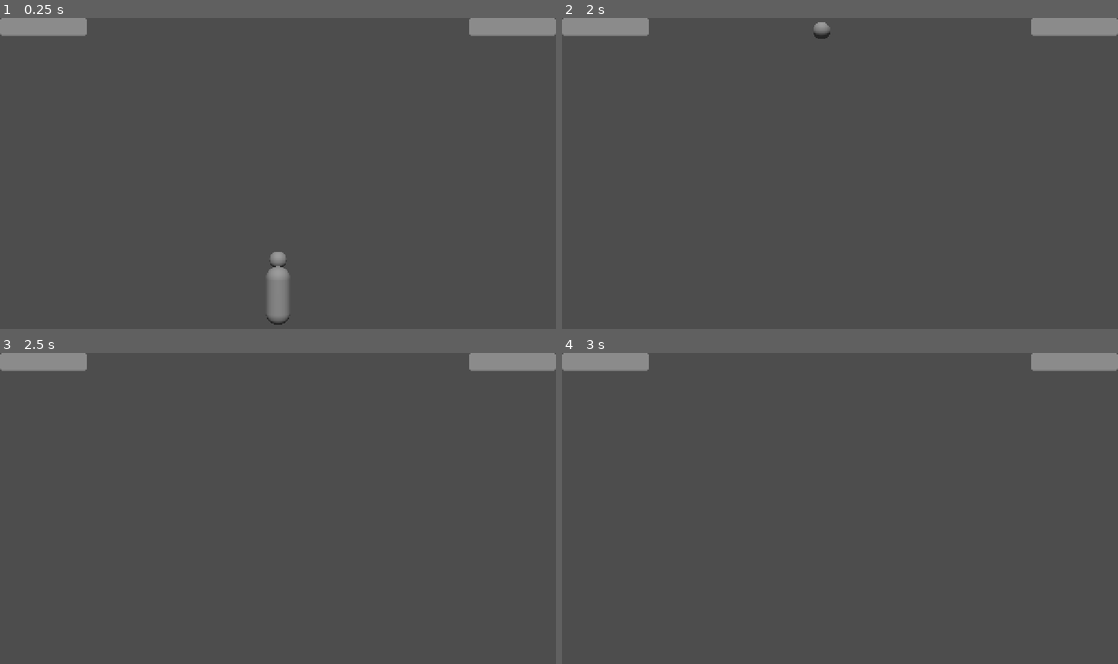
Above: before the commit, frames 1-4 (two rows, left to right).
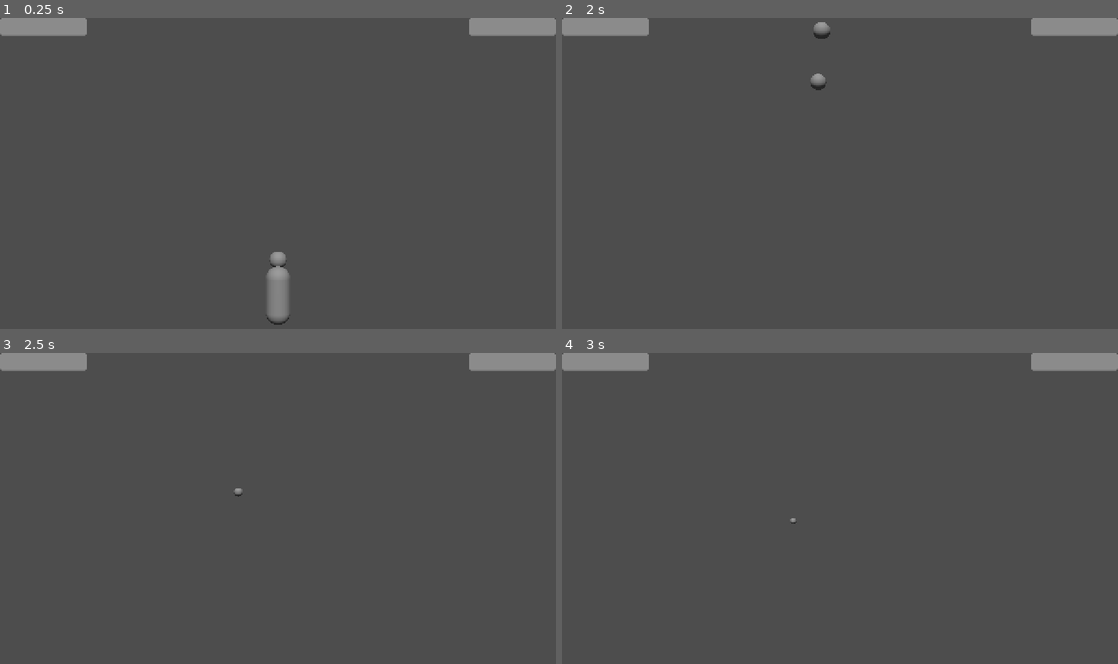
Above: after the commit, the same moments.

Repository: thomaskareka/csce552-3d
Game: Godot game, scene res://scenes/Gameplay.tscn
The game is run twice, just before and just after one commit, with the same random seed, the same clock (stepped at 60 frames per second) and the same inputs.
Inputs (mouse positions are in pixels of both pictures, inside the frame that each line leads up to):
- Up to frame 1 (0.25 s): no input
- Up to frame 2 (2 s): tap Enter at 0.5 s; move the mouse to (867, 173) at 0.52 s; press the mouse at (867, 173) at 0.53 s; hold W (move_up) from 0.53 s (still down); move the mouse to (812, 176) at 1.27 s; release the mouse at (812, 176) at 1.28 s; click (812, 176) at 1.35 s
- Up to frame 3 (2.5 s): keep holding W (move_up); move the mouse to (289, 502) at 2.02 s; press the mouse at (289, 502) at 2.03 s; right-click (289, 502) at 2.1 s
- Up to frame 4 (3 s): keep holding W (move_up); tap Space at 2.75 s; move the mouse to (834, 514) at 2.77 s; release the mouse at (834, 514) at 2.78 s; click (834, 514) at 2.85 s

Frame 1 is identical in both runs. In frame 2, less than 0.1% of the frame differs, in the area x 44-48%, y 17-24%; in frame 3, less than 0.1%; in frame 4, less than 0.1%.

Commit message:
start of projectile system with pooling

Diff:
--- a/components/colliders/projectile_collider.gd
+++ b/components/colliders/projectile_collider.gd
@@ -3,29 +3,37 @@
 
 @export var LAYER: ColliderMasks.LAYERS = ColliderMasks.LAYERS.ENEMY_PROJECTILE
 @export var MASK: ColliderMasks.LAYERS = ColliderMasks.LAYERS.PLAYER
-@export var SELF_DESTRUCT: bool
+@export var SELF_DESTRUCT: bool = true
+@export var damage: int = 0
 
 func _ready() -> void:
-	collision_layer = LAYER
-	collision_mask = MASK
+	_update_layers()
 	if not is_connected("body_entered", Callable(self, "_on_body_entered")):
 		connect("body_entered", Callable(self, "_on_body_entered"))
 	if not is_connected("area_entered", Callable(self, "_on_area_entered")):
 		connect("area_entered", Callable(self, "_on_area_entered"))
 
+func _update_layers() -> void:
+	collision_layer = LAYER
+	collision_mask = MASK
+
 func _on_body_entered(body: Node) -> void:
-	print("body")
 	_do_hit(body)
 
 func _on_area_entered(area: Area3D) -> void:
-	print("area")
 	_do_hit(area)
 
 func _do_hit(node: Node):
-	var parent = node.get_parent()
-	if parent.has_node("HealthSystem"):
-		var hs: HealthSystem = parent.get_node("HealthSystem")
-		#TODO: get details from projectile/attack
+	var target_parent: Node = node.get_parent()
+	if target_parent.has_node("HealthSystem"):
+		var hs: HealthSystem = target_parent.get_node("HealthSystem")
+		hs.take_damage(damage)
 
 	if SELF_DESTRUCT:
-		get_parent().queue_free()
+		var parent = get_parent()
+		parent.despawn.emit(parent)
+
+func set_targets(layer: ColliderMasks.LAYERS, mask: ColliderMasks.LAYERS):
+	LAYER = layer
+	MASK = mask
+	_update_layers()
--- a/components/gameplay/user_input.gd
+++ b/components/gameplay/user_input.gd
@@ -2,6 +2,8 @@
 
 @onready var parent: CharacterBody3D = get_parent()
 @onready var aim_indicator: MeshInstance3D = $"../AimIndicator"
+@onready var basic_projectile_manager: ProjectileManager = $"../BasicAttack"
+@onready var strong_projectile_manager: ProjectileManager = $"../StrongAttack"
 
 @export var input_deadzone := 0.15
 @export var max_velocity := 5
@@ -116,8 +118,10 @@
 func _handle_attack(delta: float):
 	if Input.is_action_just_released("charge_input"):
 		if charge_held_time <= 0 and charge_projectile_cooldown_time <= 0:
-			#TODO: attack
 			charge_projectile_cooldown_time = CHARGE_COOLDOWN
+			var direction = (aim_indicator.global_position - basic_projectile_manager.global_position).normalized()
+			var params = {"direction": direction}
+			strong_projectile_manager.spawn_projectile(params)
 		charge_held_time = CHARGE_TIME
 	elif not Input.is_action_pressed("charge_input"):
 		charge_held_time = CHARGE_TIME
@@ -128,7 +132,9 @@
 			small_projectile_cooldown_time -= delta
 		else:
 			small_projectile_cooldown_time = SMALL_PROJECTILE_COOLDOWN
-			#TODO: attack
+			var direction = (aim_indicator.global_position - basic_projectile_manager.global_position).normalized()
+			var params = {"direction": direction}
+			basic_projectile_manager.spawn_projectile(params)
 	else:
 		small_projectile_cooldown_time = SMALL_PROJECTILE_COOLDOWN
 		if charge_projectile_cooldown_time <= 0:
--- /dev/null
+++ b/components/projectiles/MMProjectileManager.gd
@@ -0,0 +1,16 @@
+extends Node3D
+
+@export var projectile: Projectile
+@export var pool_size = 0
+var multimesh_instance: MultiMeshInstance3D
+var projectile_pool: Array[Node3D]
+
+func _ready() -> void:
+	if pool_size > 0:
+		multimesh_instance = MultiMeshInstance3D.new()
+
+		var mm = MultiMesh.new()
+		mm.transform_format = MultiMesh.TRANSFORM_3D
+		mm.instance_count = pool_size
+		add_child(multimesh_instance)
+	pass
--- /dev/null
+++ b/components/projectiles/ProjectileManager.gd
@@ -0,0 +1,59 @@
+extends Node3D
+class_name ProjectileManager
+const PROJECTILE_SCENE = preload("uid://na07nxobd4yp")
+
+@export var PROJECTILE_DATA: ProjectileData
+@export var POOL_SIZE = 0
+@export var LAYER: ColliderMasks.LAYERS = ColliderMasks.LAYERS.ENEMY_PROJECTILE
+@export var MASK: ColliderMasks.LAYERS = ColliderMasks.LAYERS.PLAYER
+@export var use_process: bool = true
+var projectile_pool: Array[Projectile]
+var active_projectiles: Array[Projectile]
+
+func _process(delta: float) -> void:
+	for p in active_projectiles:
+		p.movement_data.tick(delta)
+
+func _ready() -> void:
+	for i in POOL_SIZE:
+		_create_projectile()
+	if not use_process:
+		self.process_mode = Node.PROCESS_MODE_DISABLED
+
+func _create_projectile() -> Projectile:
+		var p: Projectile = PROJECTILE_SCENE.instantiate()
+		add_child(p)
+		p.hide()
+		p.set_movement_data(PROJECTILE_DATA.movement_script)
+		p.set_collision_data(PROJECTILE_DATA.hitbox, PROJECTILE_DATA.damage, LAYER, MASK)
+		p.set_mesh(PROJECTILE_DATA.mesh)
+		p.process_mode = Node.PROCESS_MODE_DISABLED
+		projectile_pool.append(p)
+		p.despawn.connect(_reset_projectile)
+		return p
+
+func _reset_projectile(p: Projectile):
+	active_projectiles.erase(p)
+	projectile_pool.append(p)
+	p.hide()
+	p.call_deferred("reparent", self)
+	p.global_position = self.global_position
+	p.set_movement_data(PROJECTILE_DATA.movement_script)
+	p.set_deferred("process_mode", Node.PROCESS_MODE_DISABLED)
+
+func _get_projectile() -> Projectile:
+	if projectile_pool.is_empty():
+		return _create_projectile()
+	else:
+		return projectile_pool.pop_back()
+
+func spawn_projectile(params: Dictionary):
+	var p = _get_projectile()
+	active_projectiles.append(p)
+	params["base_velocity"] = PROJECTILE_DATA.speed
+	params["lifetime"] = PROJECTILE_DATA.lifetime
+
+	p.set_movement_data(PROJECTILE_DATA.movement_script, params)
+	p.set_deferred("process_mode", Node.PROCESS_MODE_INHERIT)
+	p.show()
+	p.reparent(get_tree().get_first_node_in_group("ProjectileCollection"))
--- /dev/null
+++ b/components/projectiles/ProjectileManager.tscn
@@ -0,0 +1,6 @@
+[gd_scene load_steps=2 format=3 uid="uid://drcikn5cxi5i8"]
+
+[ext_resource type="Script" uid="uid://xa11w1vd7akg" path="res://components/projectiles/ProjectileManager.gd" id="1_e678s"]
+
+[node name="ProjectileManager" type="Node3D"]
+script = ExtResource("1_e678s")
--- /dev/null
+++ b/components/projectiles/movement_data/base_move.gd
@@ -0,0 +1,19 @@
+extends Resource
+class_name BaseMove
+
+var p: Projectile
+var params: Dictionary
+var local_data: Dictionary = {}
+
+var remaining_time: float
+
+func init(_p: Projectile, _params: Dictionary = {}):
+	p = _p
+	params = _params
+	remaining_time = _params.get("lifetime", 1)
+
+func tick(delta: float, _params: Dictionary = {}):
+	p.global_position += params["direction"] * delta * params["base_velocity"]
+	remaining_time -= delta
+	if remaining_time < 0:
+		p.despawn.emit(p)
--- /dev/null
+++ b/components/projectiles/projectile.gd
@@ -0,0 +1,21 @@
+extends Node
+class_name Projectile
+@onready var collider: ProjectileCollider = $ProjectileCollider
+@onready var collider_shape: CollisionShape3D = $ProjectileCollider/CollisionShape3D
+@onready var mesh_instance : MeshInstance3D = $MeshInstance3D
+
+var movement_data: BaseMove
+
+signal despawn(p: Projectile)
+
+func set_collision_data(shape: Shape3D, damage: int, layer: ColliderMasks.LAYERS, mask: ColliderMasks.LAYERS):
+	collider.set_targets(layer, mask)
+	collider.damage = damage
+	collider_shape.shape = shape.duplicate()
+
+func set_mesh(mesh: Mesh):
+	mesh_instance.mesh = mesh.duplicate()
+
+func set_movement_data(script: BaseMove, params: Dictionary = {}):
+	movement_data = script.duplicate()
+	movement_data.init(self, params)
--- /dev/null
+++ b/components/projectiles/projectile_data.gd
@@ -0,0 +1,9 @@
+extends Resource
+class_name ProjectileData
+
+@export var mesh: Mesh
+@export var hitbox: Shape3D
+@export var movement_script: BaseMove
+@export var speed: float = 10.0
+@export var damage: int = 5
+@export var lifetime: float = 3.0
--- a/objects/Player.tscn
+++ b/objects/Player.tscn
@@ -1,8 +1,11 @@
-[gd_scene load_steps=8 format=3 uid="uid://bdpifgyevjjc5"]
+[gd_scene load_steps=19 format=3 uid="uid://bdpifgyevjjc5"]
 
 [ext_resource type="PackedScene" uid="uid://bmopfdpauylrf" path="res://components/gameplay/UserInput.tscn" id="1_8ak8y"]
 [ext_resource type="Script" uid="uid://bidq4ivueg7bv" path="res://components/colliders/entity_collider.gd" id="2_6vqvp"]
 [ext_resource type="PackedScene" uid="uid://1hoyngcpgbsi" path="res://components/gameplay/HealthSystem.tscn" id="2_gndvh"]
+[ext_resource type="Script" uid="uid://xa11w1vd7akg" path="res://components/projectiles/ProjectileManager.gd" id="4_f6j3j"]
+[ext_resource type="Script" uid="uid://ds16n8tolty8e" path="res://components/projectiles/projectile_data.gd" id="4_sderm"]
+[ext_resource type="Script" uid="uid://cxojmk3n7nf4g" path="res://components/projectiles/movement_data/base_move.gd" id="5_sderm"]
 
 [sub_resource type="CapsuleMesh" id="CapsuleMesh_gndvh"]
 radius = 0.25
@@ -19,6 +22,45 @@
 [sub_resource type="CapsuleShape3D" id="CapsuleShape3D_6vqvp"]
 radius = 0.2
 height = 1.0
+
+[sub_resource type="SphereShape3D" id="SphereShape3D_sderm"]
+radius = 0.25
+
+[sub_resource type="SphereMesh" id="SphereMesh_reqkl"]
+radius = 0.25
+height = 0.5
+
+[sub_resource type="Resource" id="Resource_jmmr7"]
+script = ExtResource("5_sderm")
+metadata/_custom_type_script = "uid://cxojmk3n7nf4g"
+
+[sub_resource type="Resource" id="Resource_3ma5b"]
+script = ExtResource("4_sderm")
+mesh = SubResource("SphereMesh_reqkl")
+hitbox = SubResource("SphereShape3D_sderm")
+movement_script = SubResource("Resource_jmmr7")
+speed = 30.0
+metadata/_custom_type_script = "uid://ds16n8tolty8e"
+
+[sub_resource type="BoxShape3D" id="BoxShape3D_sderm"]
+size = Vector3(2, 0.25, 2)
+
+[sub_resource type="BoxMesh" id="BoxMesh_reqkl"]
+size = Vector3(2, 0.25, 2)
+
+[sub_resource type="Resource" id="Resource_sderm"]
+script = ExtResource("5_sderm")
+metadata/_custom_type_script = "uid://cxojmk3n7nf4g"
+
+[sub_resource type="Resource" id="Resource_jqsbg"]
+script = ExtResource("4_sderm")
+mesh = SubResource("BoxMesh_reqkl")
+hitbox = SubResource("BoxShape3D_sderm")
+movement_script = SubResource("Resource_sderm")
+speed = 15.0
+damage = 20
+lifetime = 10.0
+metadata/_custom_type_script = "uid://ds16n8tolty8e"
 
 [node name="Player" type="CharacterBody3D" groups=["Player"]]
 
@@ -46,3 +88,19 @@
 
 [node name="CollisionShape3D" type="CollisionShape3D" parent="EntityCollider"]
 shape = SubResource("CapsuleShape3D_6vqvp")
+
+[node name="BasicAttack" type="Node3D" parent="."]
+transform = Transform3D(1, 0, 0, 0, 1, 0, 0, 0, 1, 0, 0.6302053, 0)
+script = ExtResource("4_f6j3j")
+PROJECTILE_DATA = SubResource("Resource_3ma5b")
+POOL_SIZE = 16
+LAYER = 16
+MASK = 8
+
+[node name="StrongAttack" type="Node3D" parent="."]
+transform = Transform3D(1, 0, 0, 0, 1, 0, 0, 0, 1, 0, 0.6121025, 0)
+script = ExtResource("4_f6j3j")
+PROJECTILE_DATA = SubResource("Resource_jqsbg")
+POOL_SIZE = 4
+LAYER = 16
+MASK = 8
--- /dev/null
+++ b/objects/Projectile.tscn
@@ -0,0 +1,16 @@
+[gd_scene load_steps=3 format=3 uid="uid://na07nxobd4yp"]
+
+[ext_resource type="Script" uid="uid://b641lhem8in3p" path="res://components/colliders/projectile_collider.gd" id="1_q23r2"]
+[ext_resource type="Script" uid="uid://bld0kecoqn0tx" path="res://components/projectiles/projectile.gd" id="1_xb04t"]
+
+[node name="Projectile" type="Node3D"]
+script = ExtResource("1_xb04t")
+
+[node name="ProjectileCollider" type="Area3D" parent="."]
+script = ExtResource("1_q23r2")
+LAYER = 8
+MASK = 16
+
+[node name="CollisionShape3D" type="CollisionShape3D" parent="ProjectileCollider"]
+
+[node name="MeshInstance3D" type="MeshInstance3D" parent="."]
--- a/project.godot
+++ b/project.godot
@@ -30,6 +30,7 @@
 
 Player=""
 health_system=""
+ProjectileCollection=""
 
 [input]
 
--- a/scenes/Gameplay.tscn
+++ b/scenes/Gameplay.tscn
@@ -1,10 +1,14 @@
-[gd_scene load_steps=6 format=3 uid="uid://yhh26tl28cen"]
+[gd_scene load_steps=8 format=3 uid="uid://yhh26tl28cen"]
 
 [ext_resource type="PackedScene" uid="uid://dyafskg3ggf6v" path="res://objects/Environment.tscn" id="1_5sdaa"]
 [ext_resource type="Script" uid="uid://dbqgo16rb0puw" path="res://components/scene_managers/gameplay_manager.gd" id="1_a8mty"]
 [ext_resource type="PackedScene" uid="uid://dgi3541b0t7ph" path="res://objects/GameCamera.tscn" id="2_a8mty"]
 [ext_resource type="PackedScene" uid="uid://bdpifgyevjjc5" path="res://objects/Player.tscn" id="3_jfxgp"]
-[ext_resource type="Script" uid="uid://dbw7pnpc5lwuj" path="res://scenes/gameplay_gui_manager.gd" id="5_jfxgp"]
+[ext_resource type="Script" uid="uid://dbw7pnpc5lwuj" path="res://components/gameplay/gameplay_gui_manager.gd" id="5_jfxgp"]
+[ext_resource type="Script" uid="uid://bidq4ivueg7bv" path="res://components/colliders/entity_collider.gd" id="6_gnmmn"]
+
+[sub_resource type="SphereShape3D" id="SphereShape3D_4rwr5"]
+radius = 3.0
 
 [node name="Gameplay" type="Node3D"]
 script = ExtResource("1_a8mty")
@@ -46,3 +50,15 @@
 fov = 30.0
 
 [node name="Player" parent="." instance=ExtResource("3_jfxgp")]
+
+[node name="ProjectileCollection" type="Node3D" parent="." groups=["ProjectileCollection"]]
+
+[node name="TemporaryBoss" type="Node3D" parent="."]
+transform = Transform3D(1, 0, 0, 0, 1, 0, 0, 0, 1, 0, 0, 19.289902)
+
+[node name="EntityCollider" type="Area3D" parent="TemporaryBoss"]
+script = ExtResource("6_gnmmn")
+
+[node name="CollisionShape3D" type="CollisionShape3D" parent="TemporaryBoss/EntityCollider"]
+shape = SubResource("SphereShape3D_4rwr5")
+debug_color = Color(0.99668854, 0, 0.19077486, 0.41960785)
Renamed: scenes/gameplay_gui_manager.gd -> components/gameplay/gameplay_gui_manager.gd
Renamed: scenes/gameplay_gui_manager.gd.uid -> components/gameplay/gameplay_gui_manager.gd.uid
Not shown, added: components/projectiles/MMProjectileManager.gd.uid
Not shown, added: components/projectiles/ProjectileManager.gd.uid
Not shown, added: components/projectiles/movement_data/base_move.gd.uid
Not shown, added: components/projectiles/projectile.gd.uid
Not shown, added: components/projectiles/projectile_data.gd.uid
